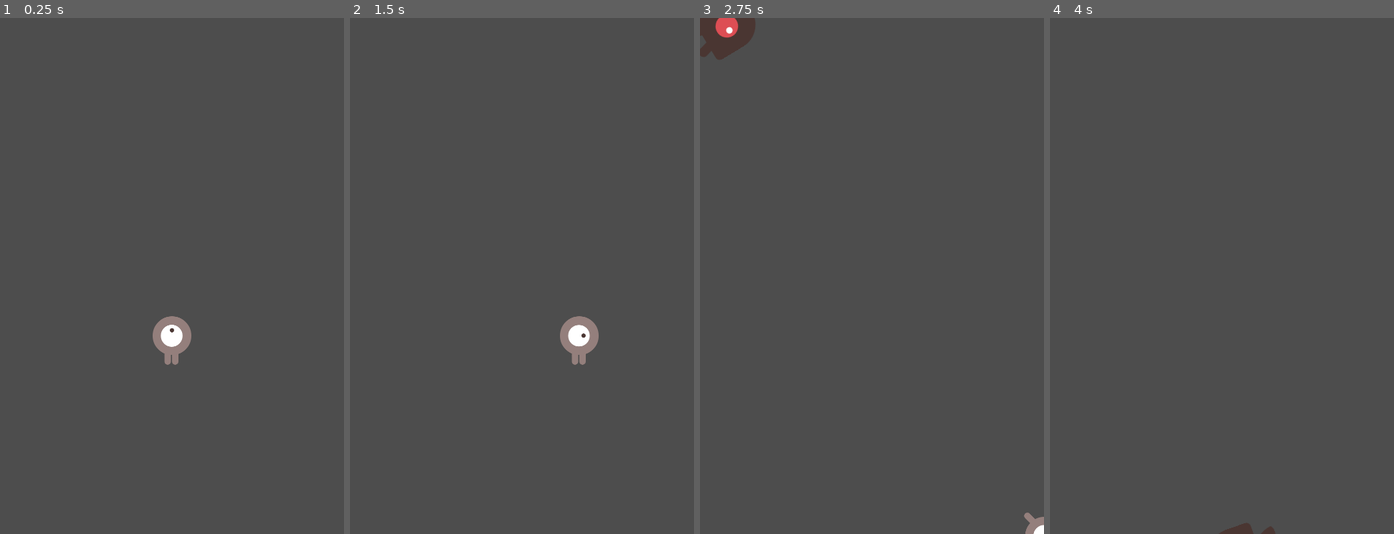
Above: before the commit, frames 1-4 (left to right).
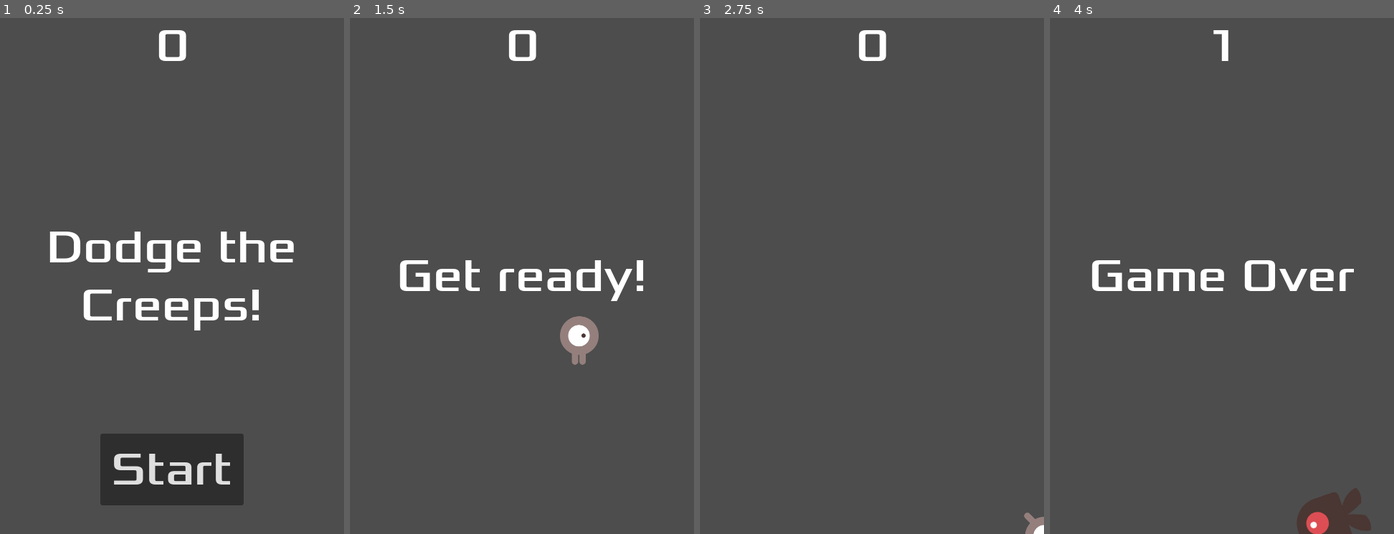
Above: after the commit, the same moments.

Repository: jmsanchezdiaz/entregas-ipv-sanchez-diaz-juan-manuel
Game: Godot game, scene res://main.tscn
Two runs of this game, one before a commit and one after it. Both use one fixed random seed, a clock stepped at 60 frames per second and the inputs below.
Inputs (mouse positions are in pixels of both pictures, inside the frame that each line leads up to):
- Up to frame 1 (0.25 s): no input
- Up to frame 2 (1.5 s): click (522, 472) at 0.5 s, where only the run after the commit has a clickable "Start"; tap Enter at 1.25 s; hold Right (move_right) from 1.28 s (still down)
- Up to frame 3 (2.75 s): release Right (move_right) at 2.03 s; hold Down (move_down) from 2.03 s (still down)
- Up to frame 4 (4 s): release Down (move_down) at 2.78 s; hold Right (move_right) 2.78-3.53 s; hold Up (move_up) from 3.53 s (still down)

The runs differ from the first frame. In frame 1, 9.7% of the frame differs, in the area x 14-86%, y 2-95%; in frame 2, 1.9%; in frame 3, 1.3%; in frame 4, 3.3%.

Commit message:
Hud.tscn added to Main.tscn

Diff:
--- /dev/null
+++ b/entrega-A-sanchez-diaz-juan-manuel/dogde-the-creeps/hud.gd
@@ -0,0 +1,41 @@
+extends CanvasLayer
+
+signal start_game
+
+# Called when the node enters the scene tree for the first time.
+func _ready() -> void:
+	pass # Replace with function body.
+
+
+# Called every frame. 'delta' is the elapsed time since the previous frame.
+func _process(delta: float) -> void:
+	pass
+
+func show_message(text):
+	$Message.text = text
+	$Message.show()
+	$MessageTimer.start()
+
+func show_game_over():
+	show_message("Game Over")
+	# Wait until the MessageTimer has counted down.
+	await $MessageTimer.timeout
+
+	$Message.text = "Dodge the Creeps!"
+	$Message.show()
+	# Make a one-shot timer and wait for it to finish.
+	await get_tree().create_timer(1.0).timeout
+	$StartButton.show()
+
+
+func update_score(score):
+	$ScoreLabel.text = str(score)
+
+
+func _on_start_button_pressed() -> void:
+	$StartButton.hide()
+	start_game.emit()
+
+
+func _on_message_timer_timeout() -> void:
+	$Message.hide()
--- /dev/null
+++ b/entrega-A-sanchez-diaz-juan-manuel/dogde-the-creeps/hud.tscn
@@ -0,0 +1,65 @@
+[gd_scene load_steps=3 format=3 uid="uid://uuv03hsyc1yv"]
+
+[ext_resource type="FontFile" uid="uid://cnumysgawtpf0" path="res://fonts/Xolonium-Regular.ttf" id="1_blx7s"]
+[ext_resource type="Script" path="res://hud.gd" id="1_bxn1f"]
+
+[node name="HUD" type="CanvasLayer"]
+script = ExtResource("1_bxn1f")
+
+[node name="ScoreLabel" type="Label" parent="."]
+anchors_preset = 5
+anchor_left = 0.5
+anchor_right = 0.5
+offset_left = -22.5
+offset_right = 22.5
+offset_bottom = 78.0
+grow_horizontal = 2
+theme_override_fonts/font = ExtResource("1_blx7s")
+theme_override_font_sizes/font_size = 64
+text = "0"
+horizontal_alignment = 1
+vertical_alignment = 1
+
+[node name="Message" type="Label" parent="."]
+anchors_preset = 8
+anchor_left = 0.5
+anchor_top = 0.5
+anchor_right = 0.5
+anchor_bottom = 0.5
+offset_left = -200.0
+offset_top = -79.5
+offset_right = 200.0
+offset_bottom = 79.5
+grow_horizontal = 2
+grow_vertical = 2
+theme_override_fonts/font = ExtResource("1_blx7s")
+theme_override_font_sizes/font_size = 64
+text = "Dodge the Creeps!
+"
+horizontal_alignment = 1
+vertical_alignment = 1
+autowrap_mode = 2
+
+[node name="StartButton" type="Button" parent="."]
+anchors_preset = 7
+anchor_left = 0.5
+anchor_top = 1.0
+anchor_right = 0.5
+anchor_bottom = 1.0
+offset_left = -100.0
+offset_top = -140.0
+offset_right = 100.0
+offset_bottom = -40.0
+grow_horizontal = 2
+grow_vertical = 0
+theme_override_fonts/font = ExtResource("1_blx7s")
+theme_override_font_sizes/font_size = 64
+text = "Start"
+
+[node name="MessageTimer" type="Timer" parent="."]
+wait_time = 2.0
+one_shot = true
+
+[connection signal="start_game" from="." to="." method="_on_start_game"]
+[connection signal="pressed" from="StartButton" to="." method="_on_start_button_pressed"]
+[connection signal="timeout" from="MessageTimer" to="." method="_on_message_timer_timeout"]
--- a/entrega-A-sanchez-diaz-juan-manuel/dogde-the-creeps/main.gd
+++ b/entrega-A-sanchez-diaz-juan-manuel/dogde-the-creeps/main.gd
@@ -5,8 +5,7 @@
 
 # Called when the node enters the scene tree for the first time.
 func _ready() -> void:
-	new_game() # Replace with function body.
-
+	pass
 
 # Called every frame. 'delta' is the elapsed time since the previous frame.
 func _process(delta: float) -> void:
@@ -16,15 +15,20 @@
 func game_over() -> void:
 	$ScoreTimer.stop()
 	$MobTimer.stop()
+	$HUD.show_game_over()
+
 
 func new_game() -> void:
 	score = 0
+	$HUD.update_score(0)
+	$HUD.show_message("Get ready!")
 	$Player.start($StartPosition.position)
 	$StartTimer.start()
 
 
 func _on_score_timer_timeout() -> void:
 	score += 1
+	$HUD.update_score(score)
 
 
 func _on_start_timer_timeout() -> void:
--- a/entrega-A-sanchez-diaz-juan-manuel/dogde-the-creeps/main.tscn
+++ b/entrega-A-sanchez-diaz-juan-manuel/dogde-the-creeps/main.tscn
@@ -1,8 +1,9 @@
-[gd_scene load_steps=5 format=3 uid="uid://c2etr4j00pgat"]
+[gd_scene load_steps=6 format=3 uid="uid://c2etr4j00pgat"]
 
 [ext_resource type="Script" path="res://main.gd" id="1_2xeic"]
 [ext_resource type="PackedScene" uid="uid://cw62oct1pao5e" path="res://player.tscn" id="1_8uutl"]
 [ext_resource type="PackedScene" uid="uid://bat8803m3l43b" path="res://mob.tscn" id="2_53ccj"]
+[ext_resource type="PackedScene" uid="uid://uuv03hsyc1yv" path="res://hud.tscn" id="4_tkqtc"]
 
 [sub_resource type="Curve2D" id="Curve2D_r8nni"]
 _data = {
@@ -33,7 +34,10 @@
 
 [node name="MobSpawnLocation" type="PathFollow2D" parent="MobPath"]
 
+[node name="HUD" parent="." instance=ExtResource("4_tkqtc")]
+
 [connection signal="hit" from="Player" to="." method="game_over"]
 [connection signal="timeout" from="MobTimer" to="." method="_on_mob_timer_timeout"]
 [connection signal="timeout" from="ScoreTimer" to="." method="_on_score_timer_timeout"]
 [connection signal="timeout" from="StartTimer" to="." method="_on_start_timer_timeout"]
+[connection signal="start_game" from="HUD" to="." method="new_game"]
